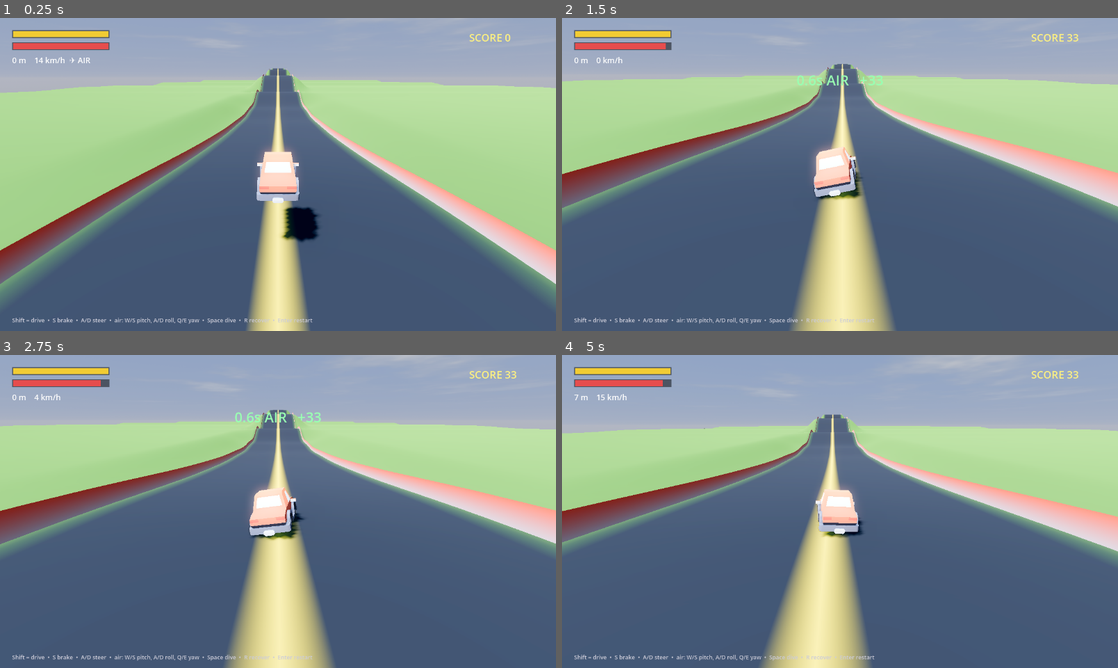
Above: before the commit, frames 1-4 (two rows, left to right).
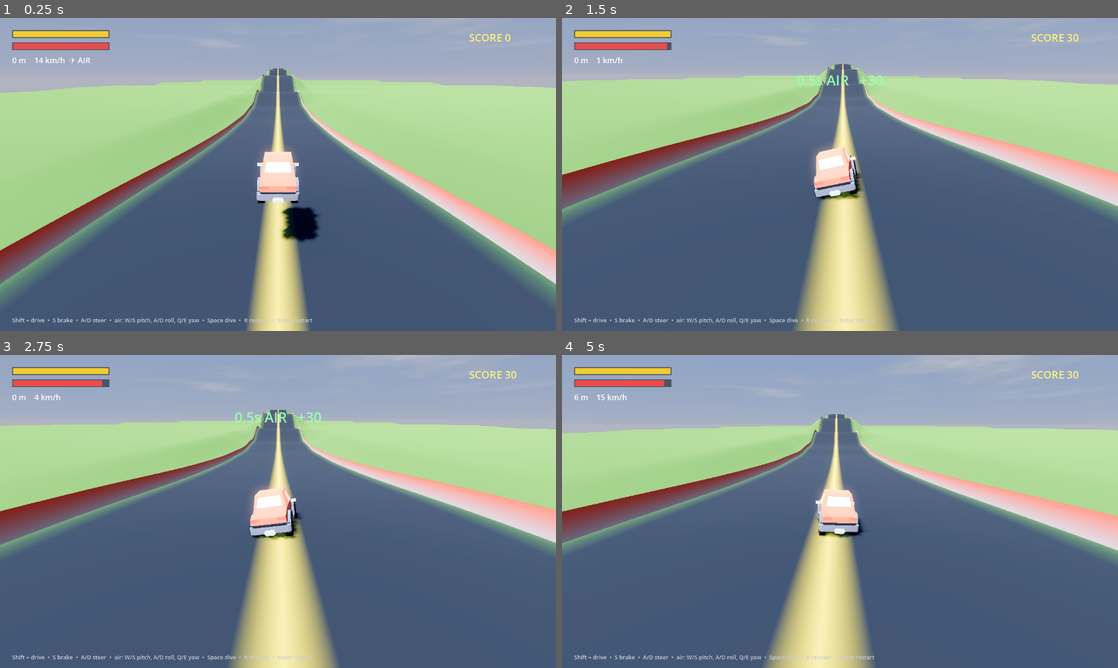
Above: after the commit, the same moments.

Repository: MilkManManiac/HillClimbRacer
Game: Godot game, scene res://scenes/HillClimb.tscn
Two runs of this game, one before a commit and one after it. Both use one fixed random seed, a clock stepped at 60 frames per second and the inputs below.
Inputs (mouse positions are in pixels of both pictures, inside the frame that each line leads up to):
- Up to frame 1 (0.25 s): no input
- Up to frame 2 (1.5 s): tap Enter at 0.5 s; move the mouse to (962, 158) at 0.52 s; hold D (turn_right) 0.53-1.25 s; tap E (speak) at 0.6 s; click (962, 158) at 0.67 s; tap Space at 0.77 s; drag from (728, 190) to (812, 237) at 1.27 s
- Up to frame 3 (2.75 s): move the mouse to (333, 442) at 2.02 s; hold D (turn_right) from 2.03 s (still down); hold R from 2.03 s (still down)
- Up to frame 4 (5 s): release D (turn_right) at 2.75 s; release R at 2.75 s; drag from (812, 574) to (673, 464) at 2.77 s; move the mouse to (1006, 558) at 3.52 s; hold A (turn_left) 3.53-4.25 s; tap E (speak) at 3.6 s; tap Space at 3.77 s; drag from (673, 464) to (756, 433) at 4.27 s

The runs differ from the first frame. In frame 1, less than 0.1% of the frame differs, in the area x 46-54%, y 55-70%; in frame 2, 1.5%; in frame 3, 1.6%; in frame 4, 3.0%, in the area x 0-100%, y 5-100%.

Commit message:
HC: Bigger Wheels upgrade (real wheel size + ride height)
- Car draws its own 4 wheels (GLB wheels hidden); runtime-sizeable via apply_wheel_size
- Bigger Wheels upgrade raises ride height (suspension_rest) and wheel radius for
  clearance over bumps, and adds a bit of landing absorption (pairs with Suspension)

Co-Authored-By: Claude Opus 4.8 (1M context) <noreply@anthropic.com>

Diff:
--- a/scripts/hc/HCCar.gd
+++ b/scripts/hc/HCCar.gd
@@ -20,7 +20,8 @@
 @export var max_steer_angle: float = 0.4   # smaller = gentler turns
 @export var steer_rate: float = 3.0        # lower = slower steering response
 @export var gravity_force: float = 17.0    # lower = floatier, more hang time
-@export var suspension_rest: float = 0.55
+@export var suspension_rest: float = 0.55   # ride height (raised by Bigger Wheels)
+@export var wheel_radius: float = 0.5        # visual wheel size + bump reach
 @export var suspension_stiff: float = 95.0
 @export var suspension_damp: float = 6.0
 @export var dive_force: float = 26.0       # downward push when diving
@@ -43,6 +44,8 @@
 var terrain: Node3D   # set by HCMain; used to catch ground tunneling
 
 var _rays: Array[RayCast3D] = []
+var _wheel_meshes: Array[MeshInstance3D] = []
+var _wheel_positions: Array[Vector3] = []
 var _grounded: bool = false
 var _steer: float = 0.0
 var _air_time: float = 0.0
@@ -248,14 +251,40 @@
 func _build_rays() -> void:
 	var fx := 0.9
 	var fz := 1.4
-	for pos in [Vector3(-fx, 0.5, -fz), Vector3(fx, 0.5, -fz), Vector3(-fx, 0.5, fz), Vector3(fx, 0.5, fz)]:
+	_wheel_positions = [Vector3(-fx, 0.5, -fz), Vector3(fx, 0.5, -fz), Vector3(-fx, 0.5, fz), Vector3(fx, 0.5, fz)]
+	for pos in _wheel_positions:
 		var ray := RayCast3D.new()
 		ray.position = pos
-		ray.target_position = Vector3(0, -(suspension_rest + 0.45), 0)
 		ray.collision_mask = 1
 		ray.add_exception(self)
 		add_child(ray)
 		_rays.append(ray)
+		# visible wheel (sized by the Bigger Wheels upgrade)
+		var wm := MeshInstance3D.new()
+		var cyl := CylinderMesh.new()
+		cyl.height = 0.34
+		wm.mesh = cyl
+		var m := StandardMaterial3D.new()
+		m.albedo_color = Color(0.05, 0.05, 0.06)
+		m.roughness = 0.9
+		wm.material_override = m
+		wm.rotation_degrees = Vector3(0, 0, 90)   # axle along X
+		add_child(wm)
+		_wheel_meshes.append(wm)
+	apply_wheel_size()
+
+## Update ray reach + wheel meshes after a ride-height / wheel-size change.
+func apply_wheel_size() -> void:
+	for ray in _rays:
+		ray.target_position = Vector3(0, -(suspension_rest + wheel_radius + 0.35), 0)
+	for i in range(_wheel_meshes.size()):
+		var wm := _wheel_meshes[i]
+		var cyl: CylinderMesh = wm.mesh
+		cyl.top_radius = wheel_radius
+		cyl.bottom_radius = wheel_radius
+		var base: Vector3 = _wheel_positions[i]
+		# bottom of wheel sits at the rest ground level (local y = 0.5 - suspension_rest)
+		wm.position = Vector3(base.x, 0.5 - suspension_rest + wheel_radius, base.z)
 
 func _build_body() -> void:
 	var body := GlbUtil.load_scene(CAR_GLB)
@@ -264,6 +293,7 @@
 		body.position = Vector3(0, 0.1, 0)
 		body.rotation.y = PI   # face -Z (travel direction); model was leading rear-first
 		add_child(body)
+		_hide_glb_wheels(body)   # we draw our own (sizeable) wheels instead
 	else:
 		# fallback box car
 		var mi := MeshInstance3D.new()
@@ -275,3 +305,10 @@
 		mi.material_override = m
 		mi.position = Vector3(0, 0.7, 0)
 		add_child(mi)
+
+func _hide_glb_wheels(node: Node) -> void:
+	if str(node.name).to_lower().contains("wheel") and node is Node3D:
+		(node as Node3D).visible = false
+		return
+	for c in node.get_children():
+		_hide_glb_wheels(c)
--- a/scripts/hc/HCMain.gd
+++ b/scripts/hc/HCMain.gd
@@ -22,12 +22,12 @@
 var _trick_lbl: Label
 
 # --- economy / upgrades ------------------------------------------------------
-const UP_KEYS := ["engine", "fuel", "suspension", "grip", "air"]
-const UP_NAME := {"engine": "Engine", "fuel": "Fuel Tank", "suspension": "Suspension", "grip": "Grip", "air": "Air Control"}
-const UP_BASECOST := {"engine": 160, "fuel": 130, "suspension": 150, "grip": 120, "air": 140}
+const UP_KEYS := ["engine", "fuel", "suspension", "wheels", "grip", "air"]
+const UP_NAME := {"engine": "Engine", "fuel": "Fuel Tank", "suspension": "Suspension", "wheels": "Bigger Wheels", "grip": "Grip", "air": "Air Control"}
+const UP_BASECOST := {"engine": 160, "fuel": 130, "suspension": 150, "wheels": 170, "grip": 120, "air": 140}
 const UP_MAX := 6
 var money: int = 0
-var _levels := {"engine": 0, "fuel": 0, "suspension": 0, "grip": 0, "air": 0}
+var _levels := {"engine": 0, "fuel": 0, "suspension": 0, "wheels": 0, "grip": 0, "air": 0}
 var _was_dead := false
 var _shop: Control
 var _shop_header: Label
@@ -140,8 +140,13 @@
 	_car.set("engine_force", 19000.0 + _levels.engine * 3500.0)
 	_car.set("max_speed", 125.0 + _levels.engine * 7.0)
 	_car.set("max_fuel", 600.0 + _levels.fuel * 240.0)
-	_car.set("land_damage_speed", 12.0 + _levels.suspension * 5.0)
+	_car.set("land_damage_speed", 12.0 + _levels.suspension * 5.0 + _levels.wheels * 2.0)
 	_car.set("grip", 8.5 + _levels.grip * 0.9)
+	# Bigger Wheels: more ride height + larger wheels (clearance over bumps)
+	_car.set("suspension_rest", 0.55 + _levels.wheels * 0.18)
+	_car.set("wheel_radius", 0.5 + _levels.wheels * 0.12)
+	if _car.has_method("apply_wheel_size"):
+		_car.call("apply_wheel_size")
 	_car.set("air_pitch_torque", 11.0 + _levels.air * 2.0)
 	_car.set("air_roll_torque", 9.0 + _levels.air * 1.6)
 	_car.set("air_yaw_torque", 6.0 + _levels.air * 1.2)
